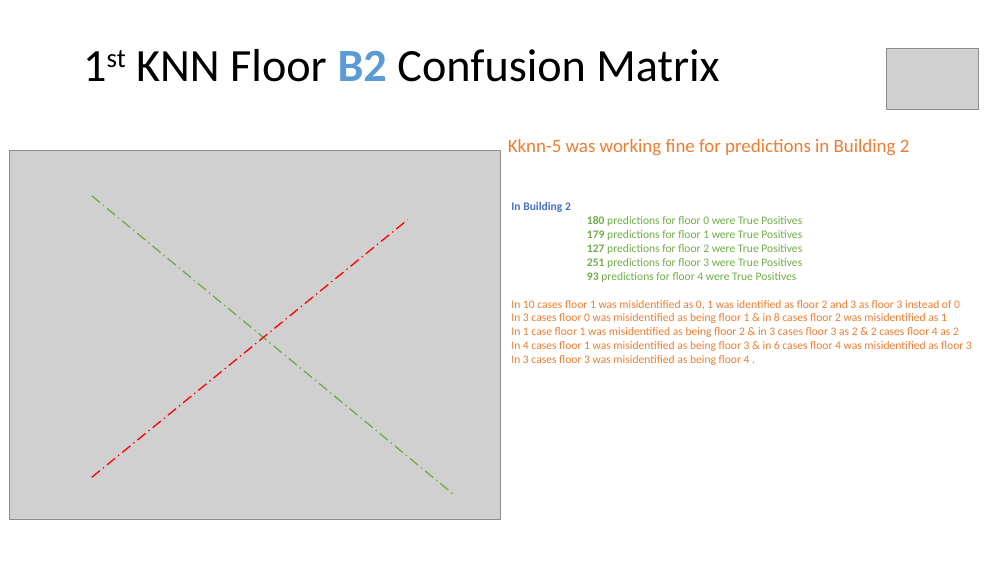
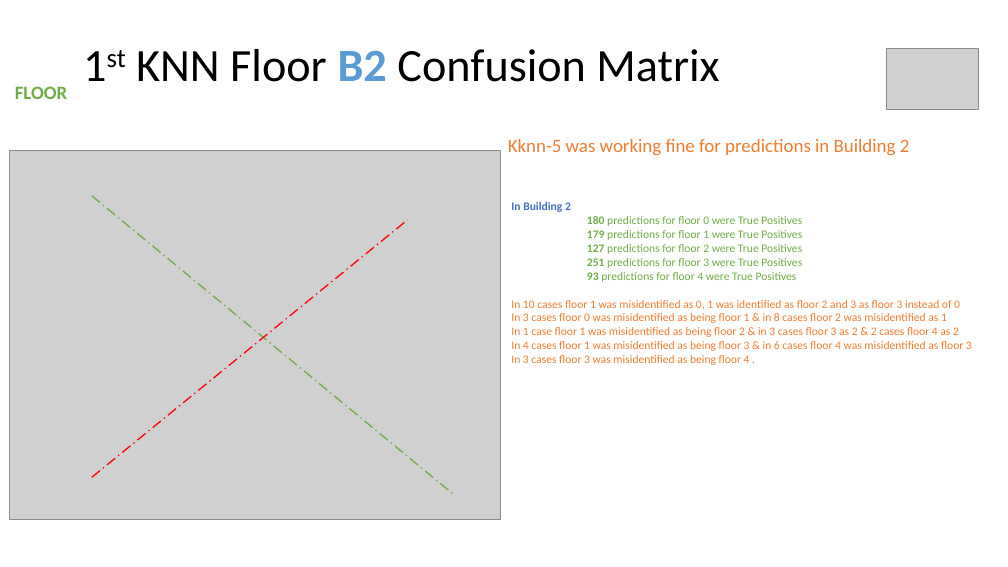
Before and after one commit to NatasjaFortuin/Wifi-locationing, a slide deck: slide 17 of Data etc/Log.pptx (slide 16 before the commit). Drawn at 1008x567 pixels with LibreOffice and Linux fonts; fonts in the diff are those of the drawing; grey boxes stand for pictures. Boxes give left, top, right and bottom in pixels: in the first picture for what was removed or moved away, otherwise in the second. Text is boxed around its words. In the diff, an @@ line names an element or a change of style, - is before the commit and + after.

```diff
--- a/Data etc/Log.pptx
+++ b/Data etc/Log.pptx
@@ text added at <box>15,86,67,99</box>, 18 pt, text #70AD47, bold @@
+FLOOR
```
Also in this commit, not shown: 5 other slides changed, 11 slides added, 41 other files.
